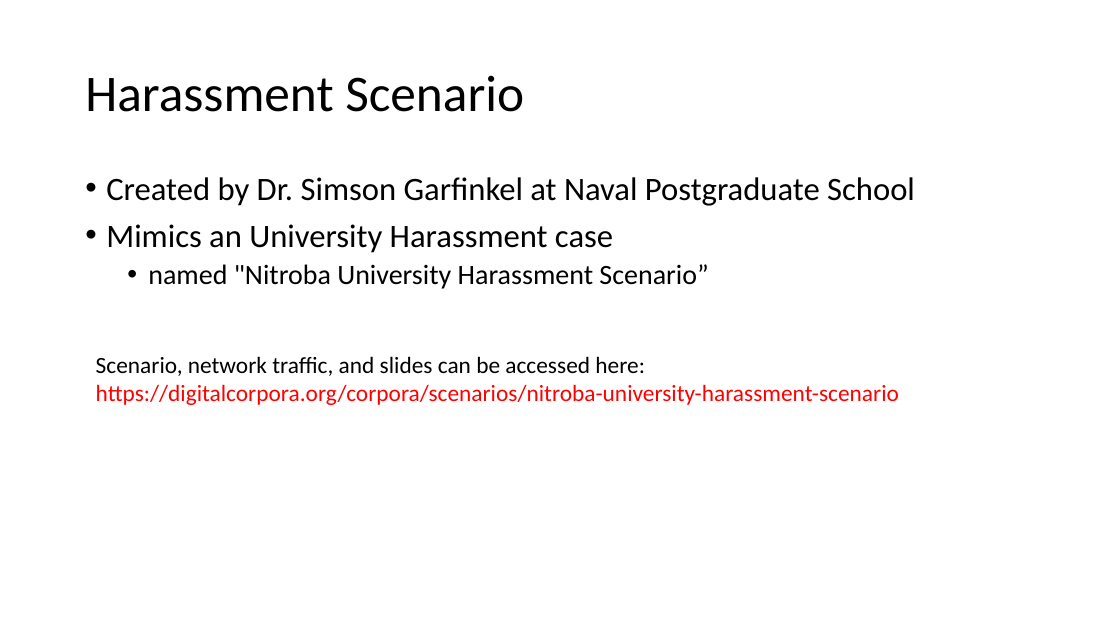
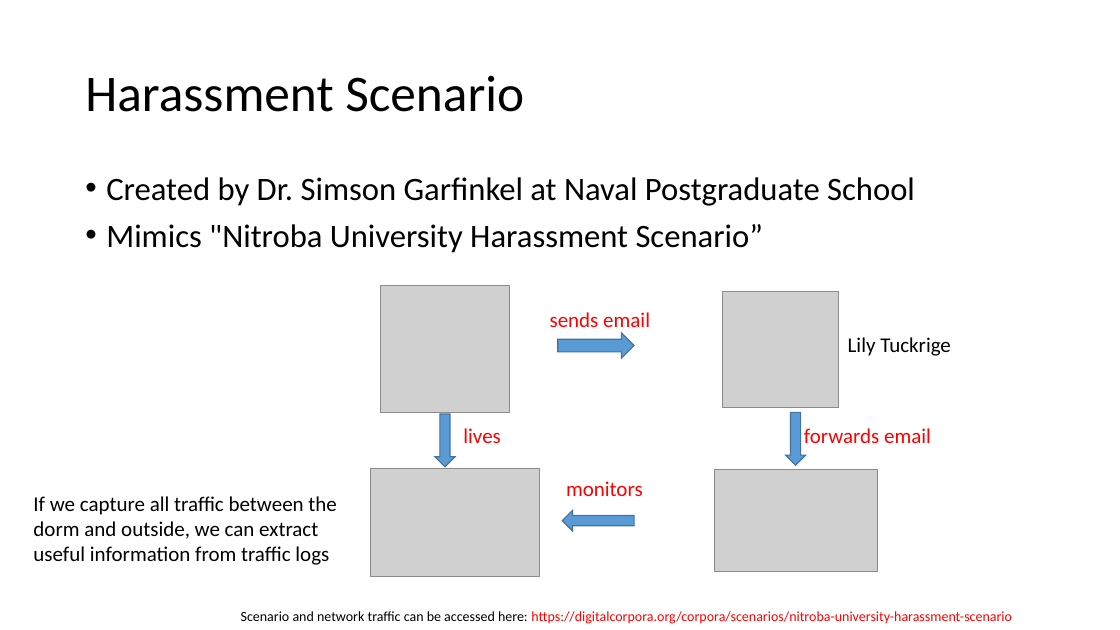
Before and after one commit to frankwxu/digital-forensics-lab, a slide deck: slide 3 of Email_Harassment/0_Investigate_Harassment_Email_Wireshark.pptx. Drawn at 1120x630 pixels with LibreOffice and Linux fonts; fonts in the diff are those of the drawing; grey boxes stand for pictures; background and template pictures are left out. Boxes give left, top, right and bottom in pixels: in the first picture for what was removed or moved away, otherwise in the second. Text is boxed around its words. In the diff, an @@ line names an element or a change of style, - is before the commit and + after.

Commit message:
Improved Email Harassment with tshark investigation

```diff
--- a/Email_Harassment/0_Investigate_Harassment_Email_Wireshark.pptx
+++ b/Email_Harassment/0_Investigate_Harassment_Email_Wireshark.pptx
@@ text at (x1=106, y1=224, x2=763, y2=253): text changed; size 24 to 28 pt @@
-• Mimics an University Harassment case
-  • named "Nitroba University Harassment Scenario”
+• Mimics "Nitroba University Harassment Scenario”
@@ picture added at (x1=381, y1=286, x2=510, y2=413) @@
@@ picture added at (x1=723, y1=292, x2=839, y2=408) @@
@@ text added at (x1=550, y1=312, x2=650, y2=334), 18 pt, text #FF0000 @@
+sends email
@@ right arrow added at (x1=558, y1=333, x2=634, y2=358), fill #5B9BD5, outline #43739E 1 pt @@
@@ text added at (x1=848, y1=337, x2=951, y2=356), 18 pt, text #000000 @@
+Lily Tuckrige
@@ down arrow added at (x1=435, y1=414, x2=455, y2=467), fill #5B9BD5, outline #43739E 1 pt @@
@@ down arrow added at (x1=786, y1=413, x2=806, y2=465), fill #5B9BD5, outline #43739E 1 pt @@
@@ text added at (x1=463, y1=428, x2=501, y2=443), 18 pt, text #FF0000 @@
+lives
@@ text added at (x1=804, y1=428, x2=931, y2=443), 18 pt, text #FF0000 @@
+forwards email
@@ picture added at (x1=371, y1=468, x2=539, y2=576) @@
@@ picture added at (x1=714, y1=470, x2=877, y2=571) @@
@@ text added at (x1=33, y1=496, x2=336, y2=565), 18 pt, text #000000 @@
+If we capture all traffic between the dorm and outside, we can extract useful information from traffic logs
@@ text added at (x1=566, y1=481, x2=643, y2=496), 18 pt, text #FF0000 @@
+monitors
@@ down arrow added at (x1=562, y1=511, x2=634, y2=531), fill #5B9BD5, outline #43739E 1 pt @@
@@ text at (x1=241, y1=611, x2=1012, y2=624): text changed; size 20 to 12 pt @@
-Scenario, network traffic, and slides can be accessed here: https://digitalcorpora.org/corpora/scenarios/nitroba-university-harassment-scenario
+Scenario and network traffic can be accessed here: https://digitalcorpora.org/corpora/scenarios/nitroba-university-harassment-scenario
```
Also in this commit, not shown: 9 other slides changed, 10 slides added, 2 slides removed, 4 other files.
